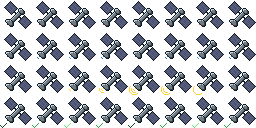
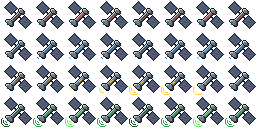
Comparing the layer stacks of the two 256x128 images. Changes:
painted on "Frame 8" (1st of 4, in "Error/Offline") over left=237, top=14, right=243, bottom=20
painted on "Frame 7" (1st of 4, in "Error/Offline") over left=205, top=14, right=211, bottom=20
painted on "Frame 6" (1st of 4, in "Error/Offline") over left=173, top=14, right=179, bottom=20
painted on "Frame 5" (1st of 4, in "Error/Offline") over left=141, top=14, right=147, bottom=20
painted on "Frame 4" (1st of 4, in "Error/Offline") over left=109, top=14, right=115, bottom=20
painted on "Frame 3" (1st of 4, in "Error/Offline") over left=77, top=14, right=83, bottom=20
painted on "Frame 2" (1st of 4, in "Error/Offline") over left=45, top=14, right=51, bottom=20
painted on "Frame 1" (1st of 4, in "Error/Offline") over left=13, top=14, right=19, bottom=20
painted on "Frame 8" (2nd of 4, in "Waiting/Thinking") over left=237, top=46, right=243, bottom=52
painted on "Frame 2" (3rd of 4, in "Syncing/Saving") over left=39, top=78, right=51, bottom=89
painted on "Frame 1" (3rd of 4, in "Syncing/Saving") over left=7, top=78, right=19, bottom=89
painted on "Frame 8" (4th of 4, in "Success/Done") over left=224, top=110, right=243, bottom=128
painted on "Frame 7" (4th of 4, in "Success/Done") over left=192, top=110, right=211, bottom=128
painted on "Frame 6" (4th of 4, in "Success/Done") over left=160, top=110, right=179, bottom=128
painted on "Frame 5" (4th of 4, in "Success/Done") over left=128, top=110, right=147, bottom=128
painted on "Frame 4" (4th of 4, in "Success/Done") over left=96, top=110, right=115, bottom=128
painted on "Frame 3" (4th of 4, in "Success/Done") over left=64, top=110, right=83, bottom=128
painted on "Frame 2" (4th of 4, in "Success/Done") over left=32, top=110, right=51, bottom=128
painted on "Frame 1" (4th of 4, in "Success/Done") over left=0, top=110, right=19, bottom=128
…and 7 more changes (7 painted)